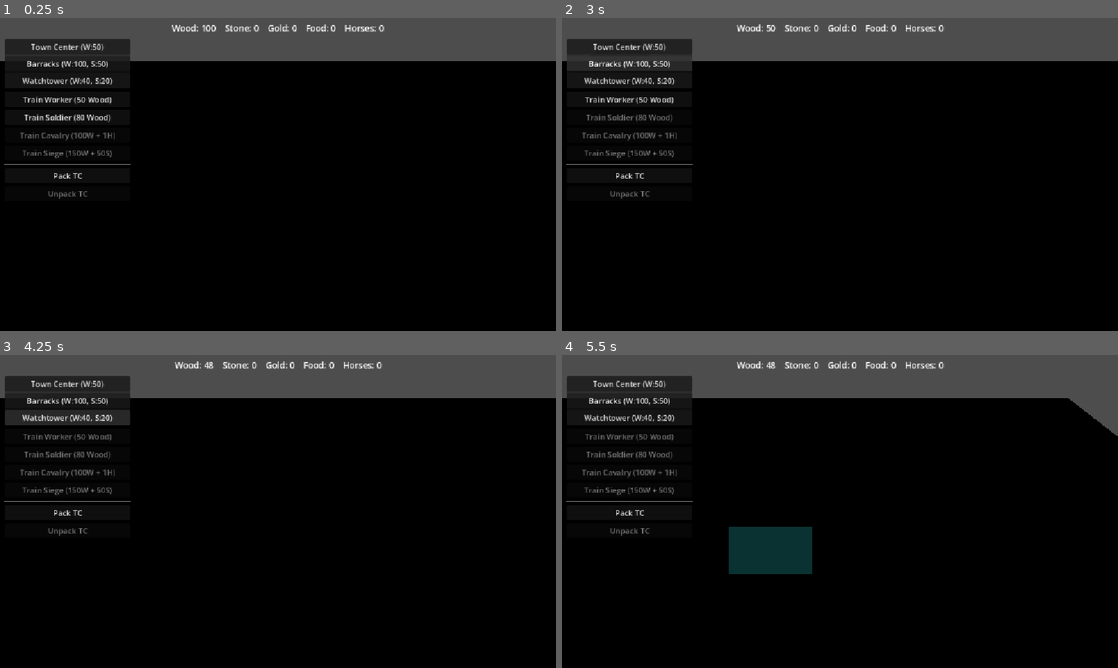
Above: before the commit, frames 1-4 (two rows, left to right).
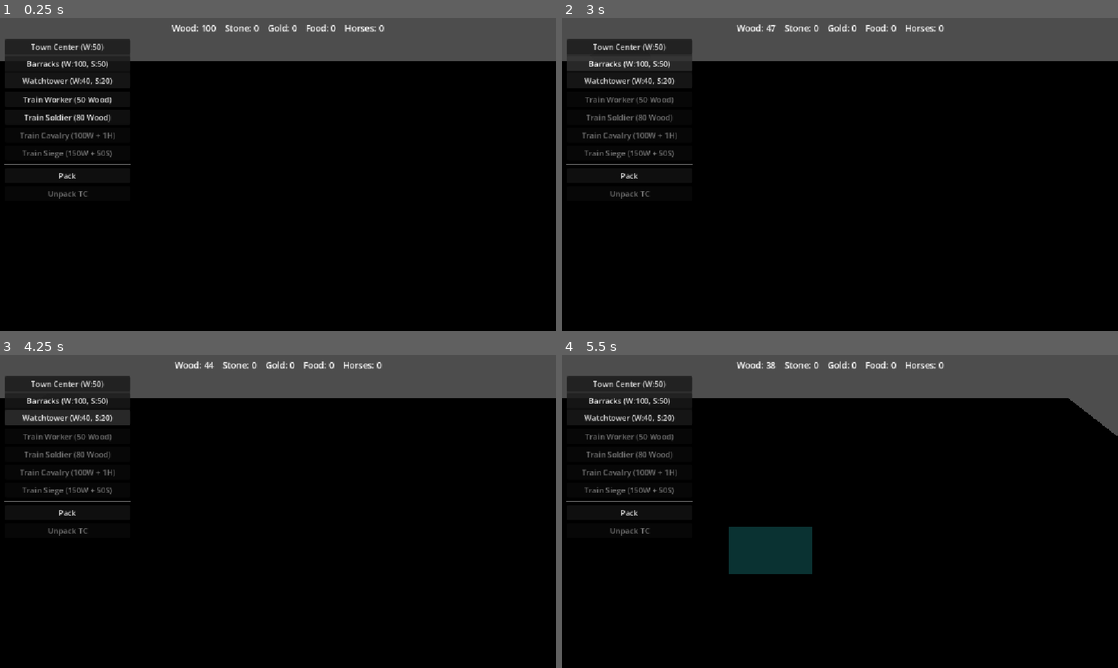
Above: after the commit, the same moments.

Repository: Ferrum-t/RTS-Game
Game: Godot game, scene res://Scenes/World/World.tscn
Same seed, same stepped clock (60 frames per second), same inputs: the game is played once before the commit and once after it.
Inputs (mouse positions are in pixels of both pictures, inside the frame that each line leads up to):
- Up to frame 1 (0.25 s): no input
- Up to frame 2 (3 s): click "Train Worker (50 Wood)" at 0.5 s; click "Pack TC" (after the commit: "Pack") at 1.25 s; click "Town Center (W:50)" at 2 s; click "Barracks (W:100, S:50)" at 2.75 s
- Up to frame 3 (4.25 s): click "Watchtower (W:40, S:20)" at 3.5 s
- Up to frame 4 (5.5 s): tap Enter at 4.25 s; move the mouse to (962, 495) at 4.27 s; hold D (move_right) 4.28-5 s; tap P at 4.35 s; click (962, 495) at 4.42 s; drag from (728, 527) to (812, 574) at 5.02 s

The runs differ from the first frame. In frame 1, less than 0.1% of the frame differs, in the area x 9-15%, y 49-52%; in frame 2, 0.2%, in the area x 4-39%, y 2-52%; in frame 3, less than 0.1%; in frame 4, less than 0.1%.

Commit message:
fix(ui): Pack packs all player MobileBuildings (TC + towers)

Diff:
--- a/Scripts/UI/PackButton.gd
+++ b/Scripts/UI/PackButton.gd
@@ -1,11 +1,11 @@
 extends Button
 
-## Pack first player Town Center (DEPLOYED → PACKING → MOBILE).
-## Same path as TownCenter debug KEY_P → debug_pack() → request_pack().
+## Pack all team-0 MobileBuildings that are DEPLOYED (TC + Watchtowers).
+## Raise Entire Settlement style — not TC-only.
 
 
 func _ready() -> void:
-	text = "Pack TC"
+	text = "Pack"
 	pressed.connect(_on_pressed)
 
 
@@ -14,37 +14,46 @@
 
 
 func _refresh_enabled() -> void:
-	var tc: Node = _get_player_tc()
-	if tc == null:
-		disabled = true
-		return
-	var st: int = int(tc.get("deployment_state"))
-	# Pack only from DEPLOYED (same as DeploymentComponent.can_pack)
-	disabled = st != DeploymentState.State.DEPLOYED or tc.get("is_destroyed") == true
+	disabled = _count_packable() == 0
 
 
 func _on_pressed() -> void:
-	var tc: Node = _get_player_tc()
-	if tc == null:
-		print("Pack: no player Town Center")
-		return
-	if tc.has_method("request_pack"):
-		tc.request_pack()
-	elif tc.has_method("debug_pack"):
-		tc.debug_pack()
+	var n: int = 0
+	for b in _player_mobile_buildings():
+		if int(b.get("deployment_state")) != DeploymentState.State.DEPLOYED:
+			continue
+		if b.get("is_destroyed") == true:
+			continue
+		if b.has_method("request_pack") and b.request_pack():
+			n += 1
+	print("Pack: started on ", n, " mobile building(s)")
 
 
-func _get_player_tc() -> Node:
+func _count_packable() -> int:
+	var c: int = 0
+	for b in _player_mobile_buildings():
+		if b.get("is_destroyed") == true:
+			continue
+		if int(b.get("deployment_state")) == DeploymentState.State.DEPLOYED:
+			c += 1
+	return c
+
+
+func _player_mobile_buildings() -> Array:
+	var out: Array = []
 	var bm: Node = get_node_or_null("/root/BuildingManager")
 	if bm == null:
-		return null
-	var list: Array = bm.get("town_centers")
+		return out
+	var list = bm.get("buildings")
 	if list == null:
-		return null
+		return out
 	for item in list:
-		var tc: Node = item as Node
-		if tc == null or not is_instance_valid(tc):
+		var b: Node = item as Node
+		if b == null or not is_instance_valid(b):
 			continue
-		if int(tc.get("team_id")) == 0:
-			return tc
-	return null
+		if int(b.get("team_id")) != 0:
+			continue
+		if not (b is MobileBuilding):
+			continue
+		out.append(b)
+	return out
